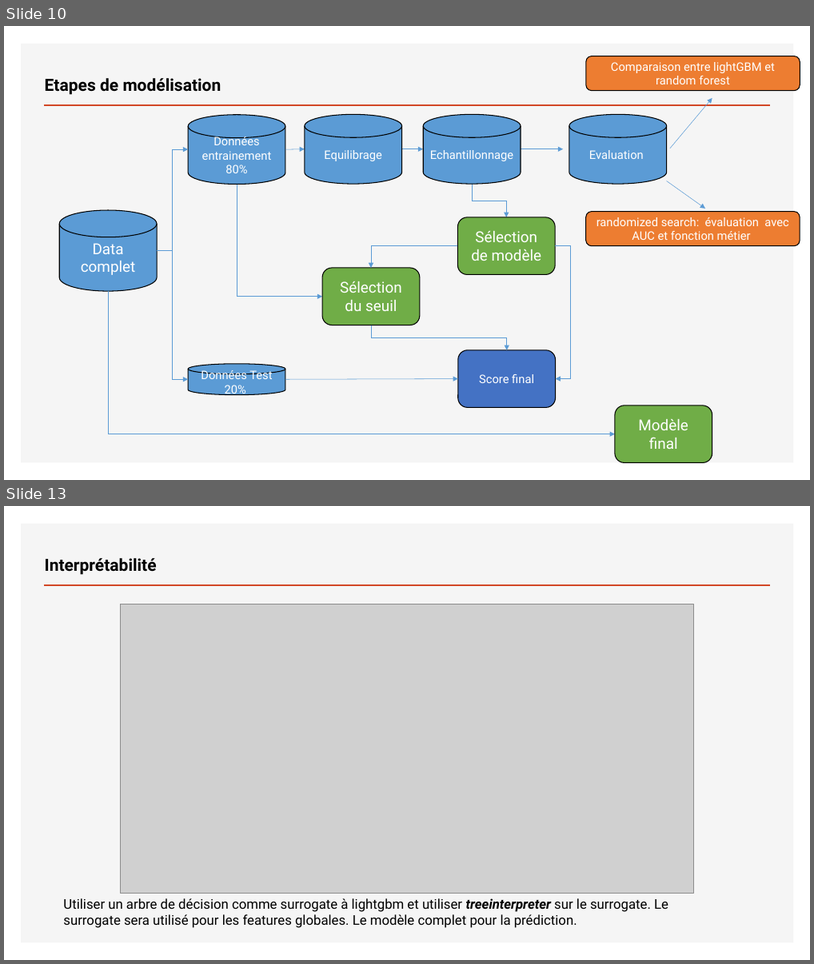
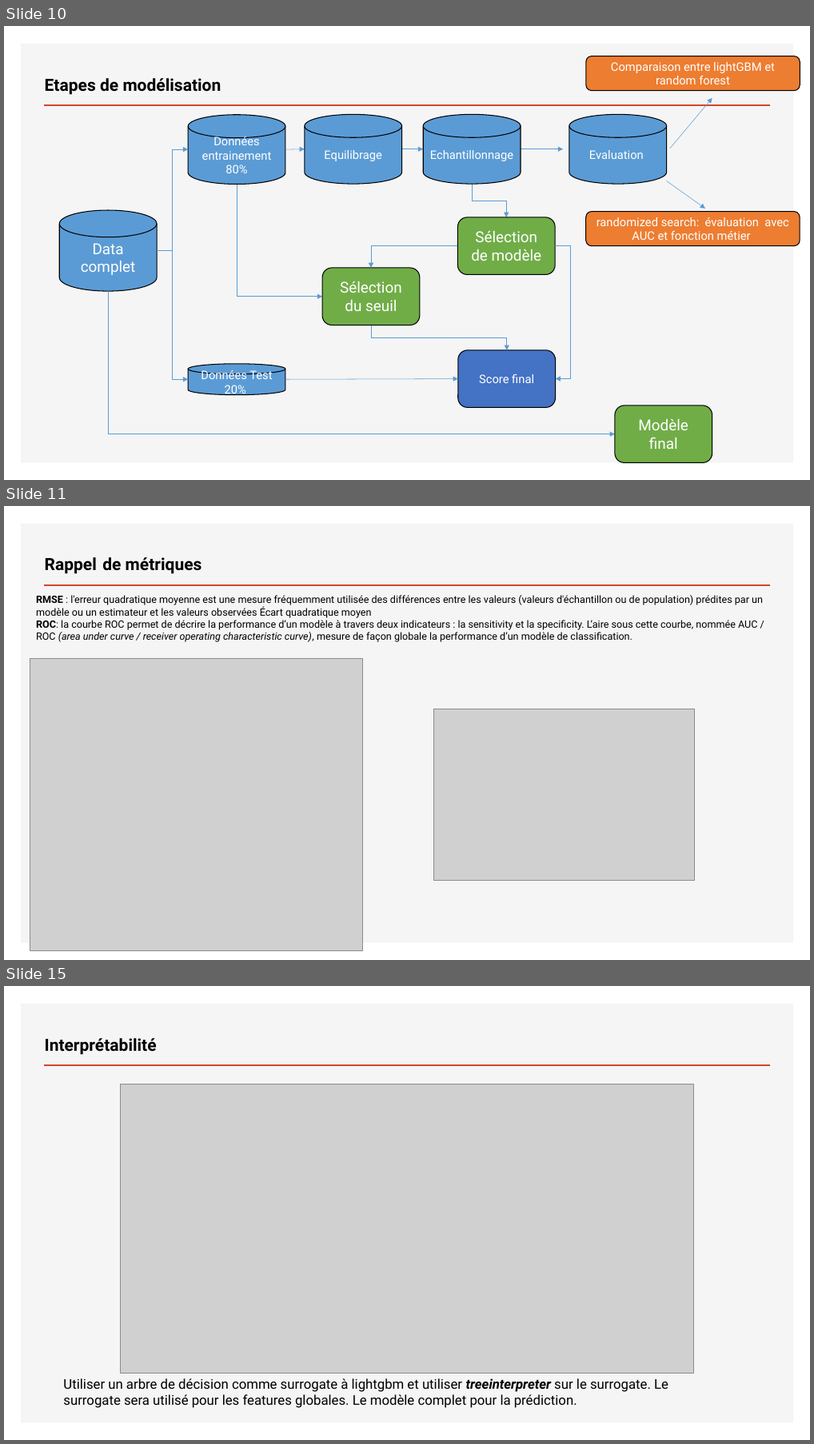
Before and after one commit to Teycir/Openclassrooms_project7, a slide deck: P7_01_Support.pptx. Shown one above the other, each under a label of ours: slides 10 and 13 before the commit, slides 10, 11 and 15 after it; the slides between them are not shown. The pictures are 814x964 and 814x1444 pixels, drawn with LibreOffice and Linux fonts; fonts in the diff are those of the drawing; grey boxes stand for pictures. Boxes give left, top, right and bottom in pixels: in the first picture for what was removed or moved away, otherwise in the second. Text is boxed around its words. In the diff, an @@ line names an element or a change of style, - is before the commit and + after.

```diff
--- a/P7_01_Support.pptx
+++ b/P7_01_Support.pptx
@@ slide 11 added at (4, 506, 810, 960), background #FFFFFF; not listed: 2 template elements that a slide beside it also shows @@
@@ title added at (45, 557, 202, 574), 20 pt, text #000000, bold @@
+Rappel de métriques
@@ text added at (36, 595, 763, 642), 12 pt, text #000000 @@
+RMSE : l'erreur quadratique moyenne est une mesure fréquemment utilisée des différences entre les valeurs (valeurs d'échantillon ou de population) prédites par un modèle ou un estimateur et les valeurs observées Écart quadratique moyen
+ROC: la courbe ROC permet de décrire la performance d’un modèle à travers deux indicateurs : la sensitivity et la specificity. L’aire sous cette courbe, nommée AUC / ROC (area under curve / receiver operating characteristic curve), mesure de façon globale la performance d’un modèle de classification.
@@ picture added at (30, 658, 362, 950) @@
@@ picture added at (434, 709, 694, 880) @@
@@ what was slide 13 is now slide 15 @@
```
Also in this commit, not shown: 2 slides changed, 1 other slide added.
